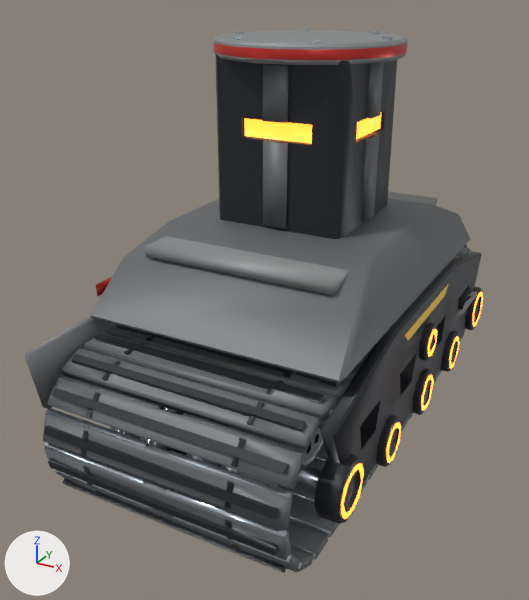
What one commit did to the FBX model Tools/ModelFactory/R4Movement940/R4M_CrawlerTrack/R4M_CrawlerTrack_LOD1.fbx.
Before and after are seen from a 50 mm camera at (0.524, -1.1, 0.347) aimed at (-0.042, -0.07, -0.168). The axes (+X, +Y, +Z) are drawn at lower left. The lights are the same throughout. The first picture is the older version. Where no turn or scale is listed for an object, it has been applied to the vertices.

Script lines for the objects in view, before the commit:
```python
ob_r4m_crawlertrack_housing_lod1 = bpy.data.objects.new('R4M_CrawlerTrack_Housing_LOD1', me_r4m_crawlertrack_housing_002)
ob_r4m_crawlertrack_housing_lod1.location = (0.0, 0.0, 0.0)
ob_r4m_crawlertrack_link_13_lod1 = bpy.data.objects.new('R4M_CrawlerTrack_Link_13_LOD1', me_r4m_crawlertrack_link_01_026)
ob_r4m_crawlertrack_link_13_lod1.location = (0.0, -0.282, -0.172)
ob_r4m_crawlertrack_link_22_lod1 = bpy.data.objects.new('R4M_CrawlerTrack_Link_22_LOD1', me_r4m_crawlertrack_link_01_044)
ob_r4m_crawlertrack_link_22_lod1.location = (0.0, -0.286, -0.4)
# also in view: 'R4M_CrawlerTrack_Link_21_LOD1' at (0.0, -0.341, -0.389); 'R4M_CrawlerTrack_Link_14_LOD1' at (0.0, -0.331, -0.183); 'R4M_CrawlerTrack_Link_17_LOD1' at (0.0, -0.438, -0.256); 'R4M_CrawlerTrack_Link_15_LOD1' at (0.0, -0.383, -0.192); 'R4M_CrawlerTrack_Sprocket_LOD1' at (0.06, -0.338, -0.286)
```
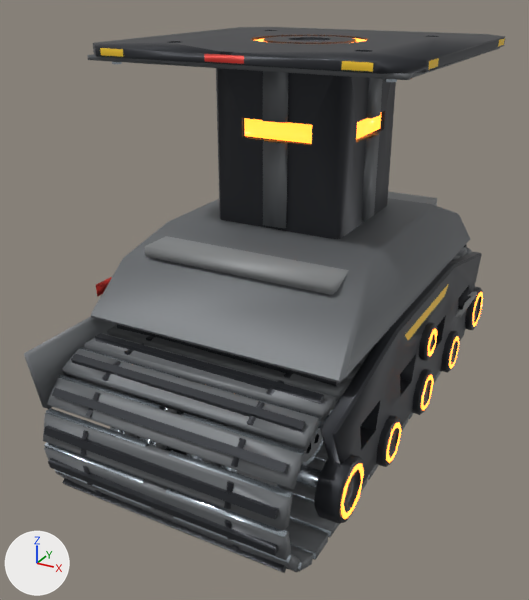
Changed parts and their boxes [x1, y1, x2, y2] in the pictures (529 x 600 px; the box of a moved part takes in the faces that stretch with it):
'R4M_CrawlerTrack_Housing_LOD1', reshaped: before [24, 28, 483, 524]; after [24, 27, 505, 524]
part 1 of me_r4m_crawlertrack_housing_002, added: after [255, 38, 367, 43]
part 2 of me_r4m_crawlertrack_housing_002, moved or reshaped: before [213, 28, 408, 236]; after [87, 27, 505, 236]
part 3 of me_r4m_crawlertrack_housing_002, moved or reshaped: [344, 311, 466, 466] in both

The change in detail:
me_r4m_crawlertrack_housing_002 is used by ob_r4m_crawlertrack_housing_lod1; location (0.0, 0.0, 0.0).
me_r4m_crawlertrack_housing_002 had 1136 vertices, 2288 faces and spanned x -0.231..0.242, y -0.45..0.451, z -0.35..0.268.
me_r4m_crawlertrack_housing_002 now has 1397 vertices, 2790 faces and spans x -0.255..0.255, y -0.45..0.451, z -0.35..0.26.
me_r4m_crawlertrack_housing_002 part 1: a new loose piece of 60 vertices spanning x -0.091..0.091, y -0.091..0.091, z 0.256..0.258, in mat_energy_hot (orange #ffa645, glowing orange #ff8127).
me_r4m_crawlertrack_housing_002 part 2: 13 vertices moved from x -0.149..0.151, y -0.146..0.149, z 0.236..0.257 to x -0.147..0.152, y -0.141..0.147, z 0.236..0.244; 179 vertices removed from x -0.151..0.15, y -0.151..0.151, z 0.236..0.268; 308 vertices added at x -0.255..0.255, y -0.255..0.255, z 0.236..0.26.
me_r4m_crawlertrack_housing_002 part 3: 13 vertices moved from x 0.204..0.242, y -0.325..0.207, z -0.336..-0.203 to x 0.204..0.242, y -0.318..0.208, z -0.342..-0.201; 76 vertices removed from x 0.204..0.242, y -0.318..0.202, z -0.349..-0.184; 79 vertices added at x 0.204..0.242, y -0.324..0.199, z -0.35..-0.184.
Other edits to the shape of me_r4m_crawlertrack_housing_002 do not show in these pictures.
